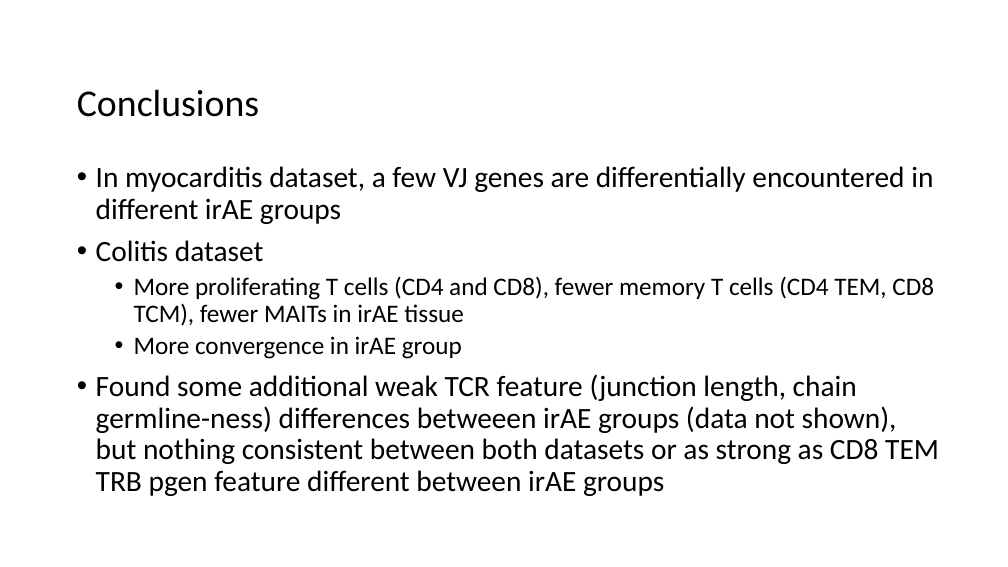
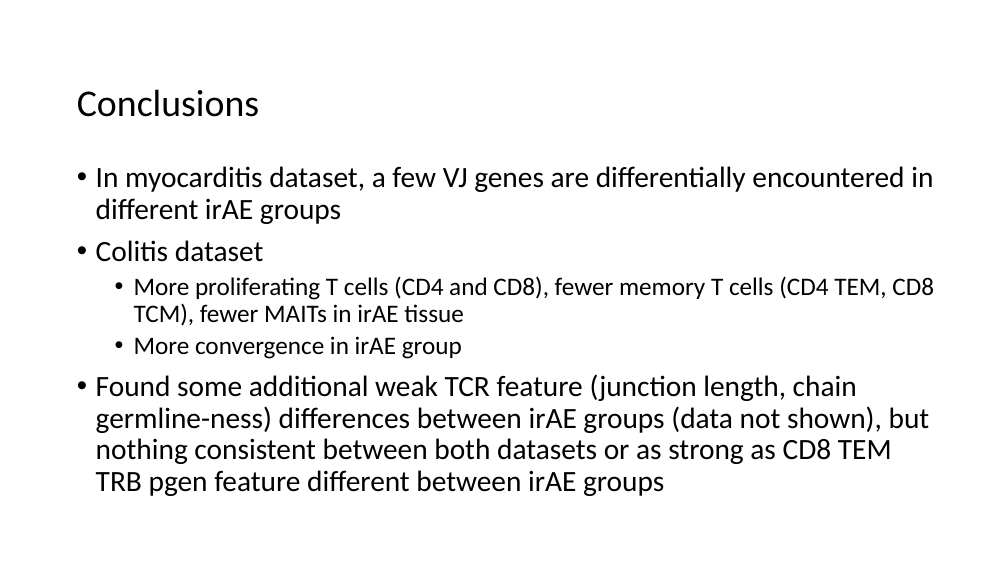
Before and after one commit to tybottorff/bottorffdocs, a slide deck: slide 6 of linsley_postdoc/presentations/weekly_meetings/1_4_24.pptx. Drawn at 1008x567 pixels with LibreOffice and Linux fonts; fonts in the diff are those of the drawing. Boxes give left, top, right and bottom in pixels: in the first picture for what was removed or moved away, otherwise in the second. Text is boxed around its words. In the diff, an @@ line names an element or a change of style, - is before the commit and + after.

```diff
--- a/linsley_postdoc/presentations/weekly_meetings/1_4_24.pptx
+++ b/linsley_postdoc/presentations/weekly_meetings/1_4_24.pptx
@@ text at (x1=96, y1=374, x2=930, y2=496): text changed @@
-• Found some additional weak TCR feature (junction length, chain germline-ness) differences betweeen irAE groups (data not shown), but nothing consistent between both datasets or as strong as CD8 TEM TRB pgen feature different between irAE groups
+• Found some additional weak TCR feature (junction length, chain germline-ness) differences between irAE groups (data not shown), but nothing consistent between both datasets or as strong as CD8 TEM TRB pgen feature different between irAE groups
```
Also in this commit, not shown: 2 other slides changed.
